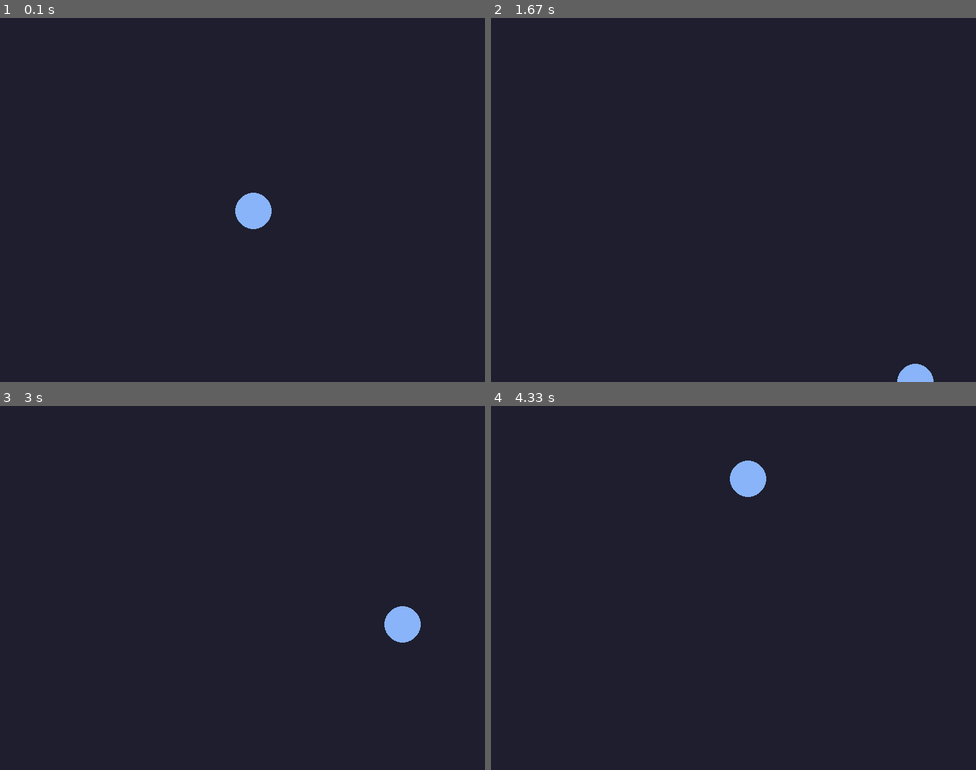
Above: before the commit, frames 1-4 (two rows, left to right).
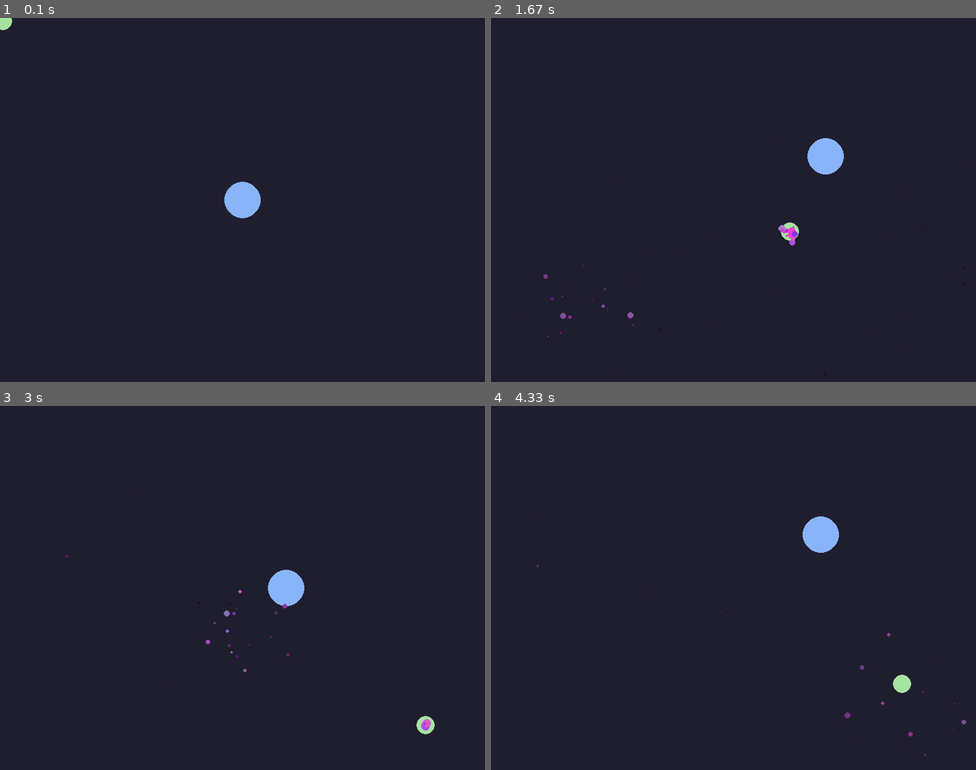
Above: after the commit, the same moments.

Repository: yoshca4/cs108
Game: pygame game, started from lab4/lab_pygame.py
Same seed, same stepped clock (60 frames per second), same inputs: the game is played once before the commit and once after it.
Inputs (mouse positions are in pixels of both pictures, inside the frame that each line leads up to):
- Up to frame 1 (0.1 s): no input
- Up to frame 2 (1.67 s): press the mouse at (888, 189) at 0.37 s; move the mouse to (811, 207) at 0.47 s; release the mouse at (733, 221) at 0.6 s; hold Right 0.67-1.13 s; click (617, 203) at 0.75 s; hold Up 1.17-1.47 s; click (583, 287) at 1.25 s; hold Right from 1.5 s (still down); click (791, 232) at 1.58 s
- Up to frame 3 (3 s): release Right at 1.97 s; hold Left 2-2.53 s; click (126, 515) at 2.08 s; hold Down 2.57-2.87 s; click (247, 624) at 2.65 s; hold Left from 2.9 s (still down); click (426, 726) at 2.98 s
- Up to frame 4 (4.33 s): release Left at 3.3 s; hold Up 3.33-3.7 s; click (655, 467) at 3.42 s; hold Right from 3.73 s (still down); click (903, 682) at 3.82 s

The runs differ from the first frame. In frame 1, 0.7% of the frame differs, in the area x 0-56%, y 0-58%; in frame 2, 1.1%; in frame 3, 1.4%, in the area x 13-90%, y 40-91%; in frame 4, 1.4%.

Commit message:
wednesday work

Diff:
--- a/lab4/lab_pygame.py
+++ b/lab4/lab_pygame.py
@@ -2,6 +2,48 @@
 import sys
 
 pygame.init()
+
+import random, math
+
+class Particle:
+    def __init__(self, x, y):
+        angle  = random.uniform(0, 2 * math.pi)
+        speed  = random.uniform(1, 4)
+        self.x  = x
+        self.y  = y
+        self.vx = math.cos(angle) * speed
+        self.vy = math.sin(angle) * speed
+        self.life     = 1.0               # 1.0 = fully alive
+        self.decay    = random.uniform(0.01, 0.03)
+        self.radius   = random.randint(3, 8)
+        self.color    = (
+            random.randint(150, 255),
+            random.randint(50,  150),
+            random.randint(200, 255),
+        )
+
+    def update(self):
+        self.x    += self.vx
+        self.y    += self.vy
+        self.vy   += 0.05          # gravity
+        self.life -= self.decay
+
+    def draw(self, surface):
+        if self.life <= 0:
+            return
+        alpha  = int(self.life * 255)
+        radius = int(self.radius * self.life)
+        color  = (
+            int(self.color[0] * self.life),
+            int(self.color[1] * self.life),
+            int(self.color[2] * self.life),
+        )
+        pygame.draw.circle(surface, color, (int(self.x), int(self.y)), max(1, radius))
+
+    def is_dead(self):
+        return self.life <= 0
+
+particles = []
 
 WIDTH, HEIGHT = 800, 600
 screen = pygame.display.set_mode((WIDTH, HEIGHT))
@@ -12,7 +54,7 @@
 
 # at the top of the file, outside the while loop:
 x, y   = 400, 300
-vx, vy = 3, 3
+vx, vy = 3, 2
 
 while True:
     # 1. Handle events
@@ -20,21 +62,34 @@
         if event.type == pygame.QUIT:
             pygame.quit()
             sys.exit()
+    # "# 1. Handle events", replace the event-based spawn, with:
+    if pygame.mouse.get_pressed()[0]:
+        for _ in range(5):
+            particles.append(Particle(mx, my))
 
     # 2. Update state
     # inside the loop, in Update state:
-    x += vx
-    y += vy
+    keys = pygame.key.get_pressed()
+    SPEED = 4
 
-    # bounce off walls
-    if x <= 0 or x >= WIDTH:
-        vx = -vx
-    if y <= 0 or y >= HEIGHT:
-        vy = -vy
+    if keys[pygame.K_LEFT]:  x -= SPEED
+    if keys[pygame.K_RIGHT]: x += SPEED
+    if keys[pygame.K_UP]:    y -= SPEED
+    if keys[pygame.K_DOWN]:  y += SPEED
+
+    mx, my = pygame.mouse.get_pos()
+    pressed = pygame.mouse.get_pressed()
+
+    for p in particles:
+        p.update()
+    particles = [p for p in particles if not p.is_dead()]
 
     # 3. Draw
     screen.fill((30, 30, 46))
     pygame.draw.circle(screen, (137, 180, 250), (int(x), int(y)), 30)
+    pygame.draw.circle(screen, (166, 227, 161), (mx, my), 15)
+    for p in particles:
+        p.draw(screen)
 
     pygame.display.flip()           # push frame to screen
     clock.tick(FPS)                 # cap at 60 FPS
Not shown, changed: lab4/observe.md
